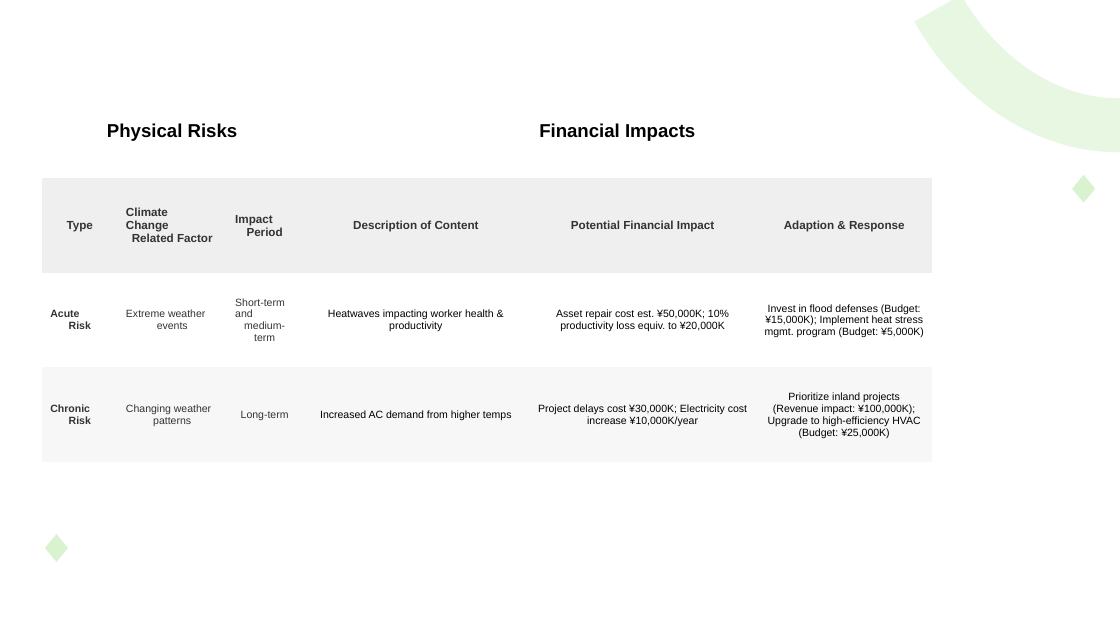
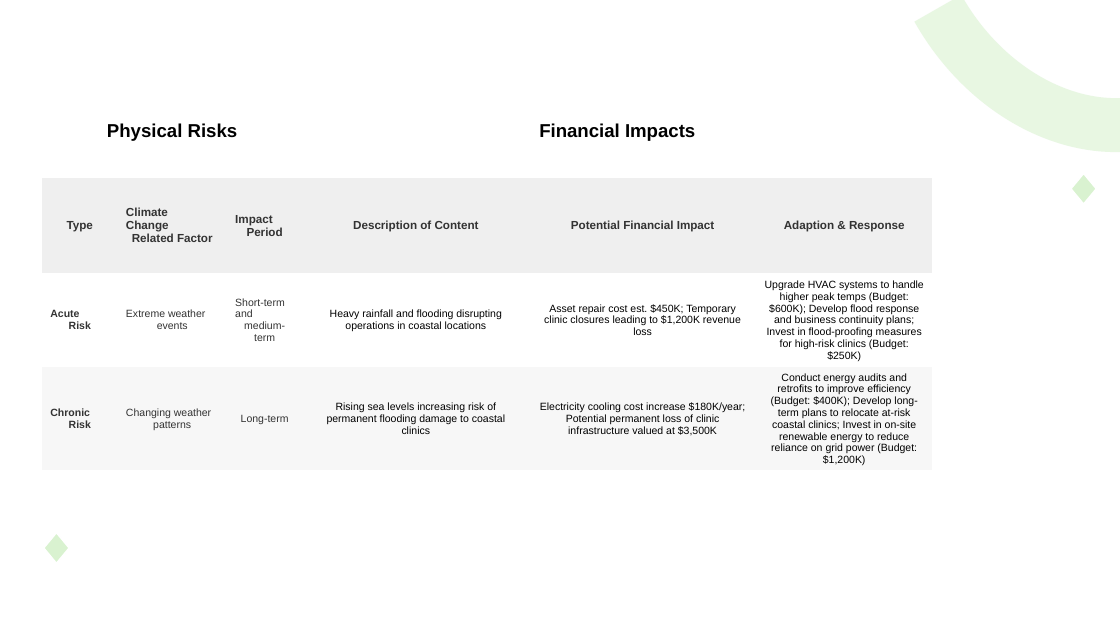
Before and after one commit to jackman993/sustainability-rep, a slide deck: slide 2 of shared/engine/tcfd/output/TCFD_table.pptx. Drawn at 1120x630 pixels with LibreOffice and Linux fonts; fonts in the diff are those of the drawing. Boxes give left, top, right and bottom in pixels: in the first picture for what was removed or moved away, otherwise in the second. Text is boxed around its words. In the diff, an @@ line names an element or a change of style, - is before the commit and + after.

```diff
--- a/shared/engine/tcfd/output/TCFD_table.pptx
+++ b/shared/engine/tcfd/output/TCFD_table.pptx
@@ table at <box>42,84,933,469</box> @@
-row 3: Acute Risk | Extreme weather events | Short-term and medium-term | Heatwaves impacting worker health & productivity | Asset repair cost est. ¥50,000K; 10% productivity loss equiv. to ¥20,000K | Invest in flood defenses (Budget: ¥15,000K); Implement heat stress mgmt. program (Budget: ¥5,000K)
+row 3: Acute Risk | Extreme weather events | Short-term and medium-term | Heavy rainfall and flooding disrupting operations in coastal locations | Asset repair cost est. $450K; Temporary clinic closures leading to $1,200K revenue loss | Upgrade HVAC systems to handle higher peak temps (Budget: $600K); Develop flood response and business continuity plans; Invest in flood-proofing measures for high-risk clinics (Budget: $250K)
-row 4: Chronic Risk | Changing weather patterns | Long-term | Increased AC demand from higher temps | Project delays cost ¥30,000K; Electricity cost increase ¥10,000K/year | Prioritize inland projects (Revenue impact: ¥100,000K); Upgrade to high-efficiency HVAC (Budget: ¥25,000K)
+row 4: Chronic Risk | Changing weather patterns | Long-term | Rising sea levels increasing risk of permanent flooding damage to coastal clinics | Electricity cooling cost increase $180K/year; Potential permanent loss of clinic infrastructure valued at $3,500K | Conduct energy audits and retrofits to improve efficiency (Budget: $400K); Develop long-term plans to relocate at-risk coastal clinics; Invest in on-site renewable energy to reduce reliance on grid power (Budget: $1,200K)
```
Also in this commit, not shown: 6 other slides changed, 3 other files.
